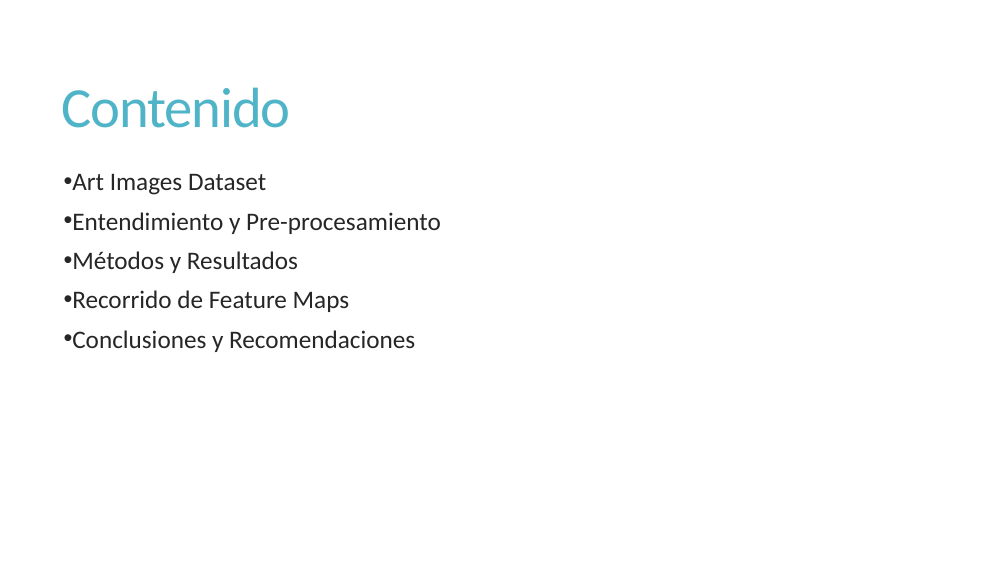
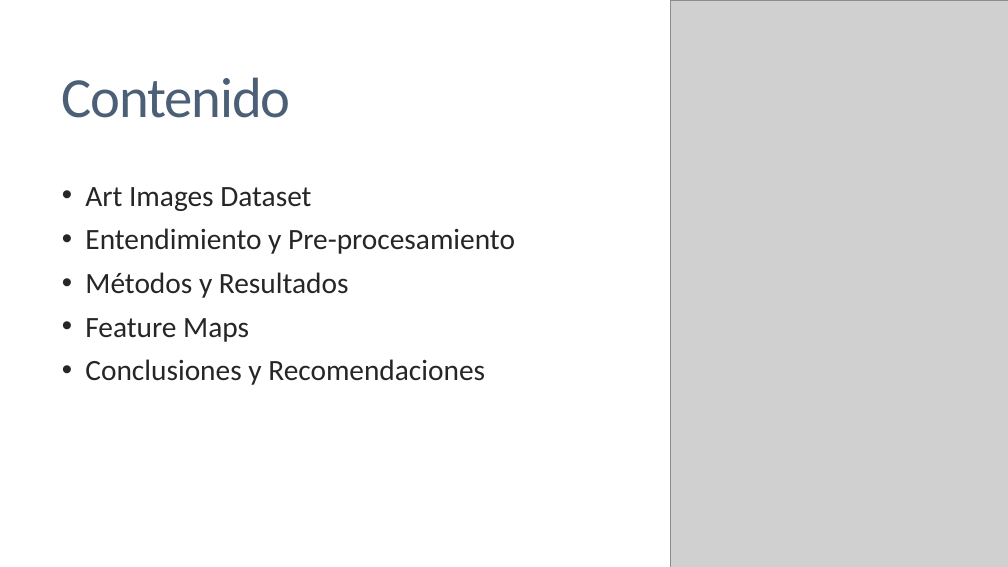
Before and after one commit to JoseGuzmanZamora/ArtClassification, a slide deck: slide 2 of ArtClassification.pptx. Drawn at 1008x567 pixels with LibreOffice and Linux fonts; fonts in the diff are those of the drawing; grey boxes stand for pictures. Boxes give left, top, right and bottom in pixels: in the first picture for what was removed or moved away, otherwise in the second. Text is boxed around its words. In the diff, an @@ line names an element or a change of style, - is before the commit and + after.

```diff
--- a/ArtClassification.pptx
+++ b/ArtClassification.pptx
@@ picture added at <box>671,0,1008,567</box> @@
@@ title "Contenido" at <box>62,77,290,118</box>: text colour #50B4C8 to #4B5F76 @@
@@ text "Art Images Dataset": place and size @@
-text "Art Images Dataset" at <box>72,173,441,352</box>
+text "Art Images Dataset" at <box>85,187,515,385</box>
@@ text at <box>85,187,515,385</box>: size 24 to 28 pt in "Art Images Dataset", "Entendimiento y Pre-procesamiento", "Métodos y Resultados", "Conclusiones y Recomendaciones" @@
@@ text at <box>85,318,249,342</box>: text changed; size 24 to 28 pt @@
-• Recorrido de Feature Maps
+• Feature Maps
```
Also in this commit, not shown: 13 other slides changed, 2 slides added, 1 slide removed, 19 other files.
